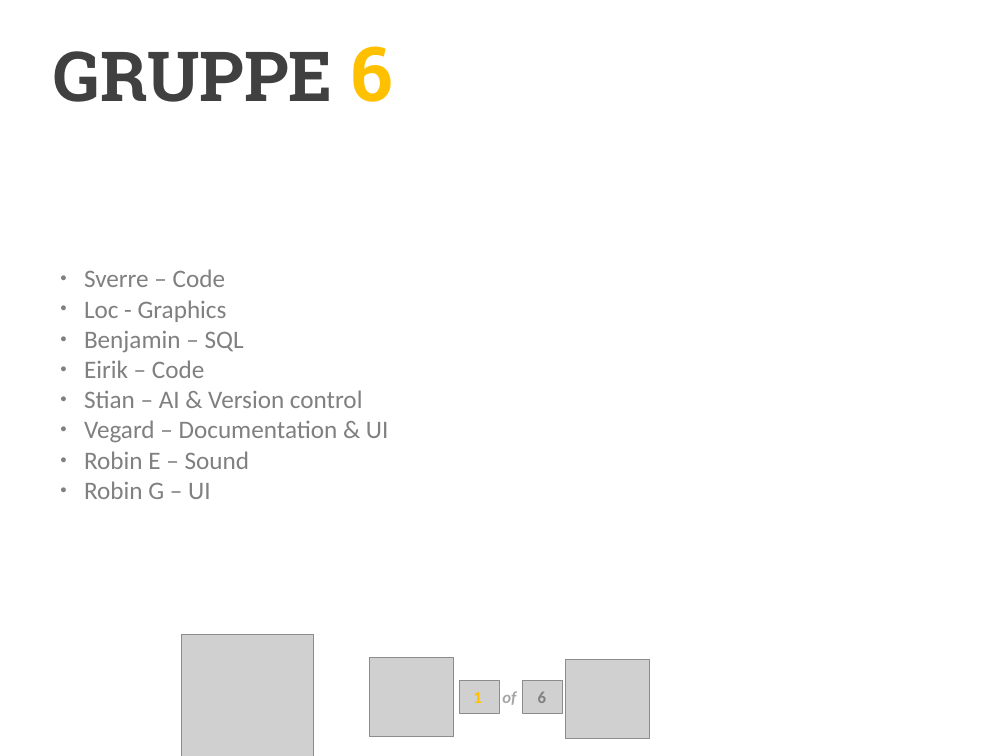
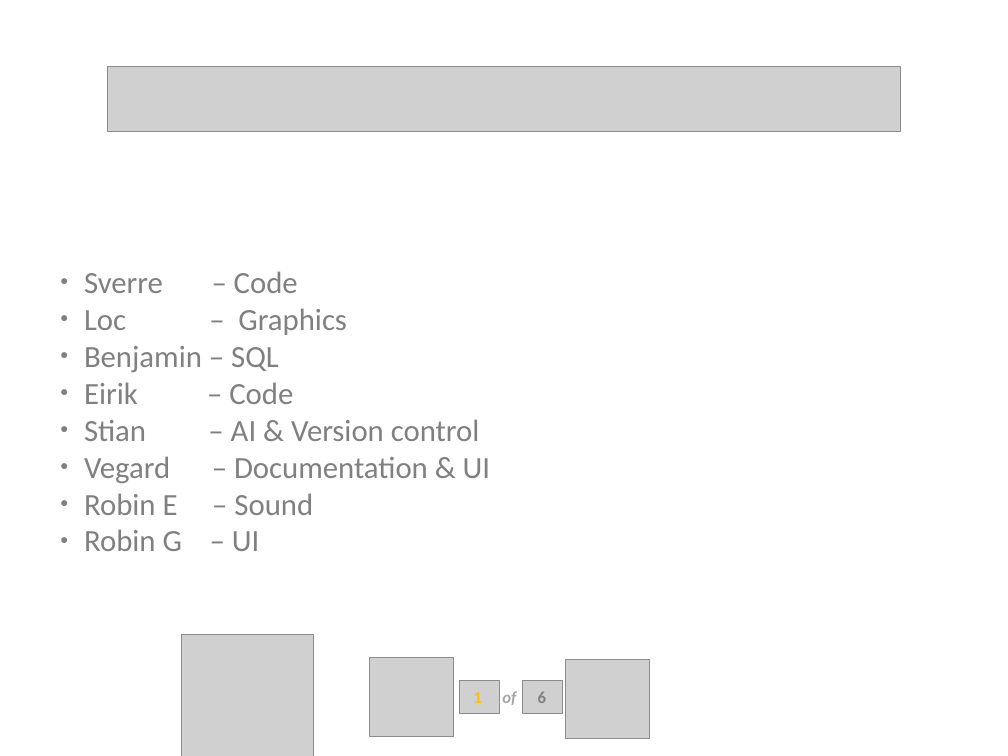
Before and after one commit to luringens/DoodleChess, a slide deck: slide 2 of docs/presentation/Presentasjon oblig4.pptx. Drawn at 1008x756 pixels with LibreOffice and Linux fonts; fonts in the diff are those of the drawing; grey boxes stand for pictures; background and template pictures are left out. Boxes give left, top, right and bottom in pixels: in the first picture for what was removed or moved away, otherwise in the second. Text is boxed around its words. In the diff, an @@ line names an element or a change of style, - is before the commit and + after.

```diff
--- a/docs/presentation/Presentasjon oblig4.pptx
+++ b/docs/presentation/Presentasjon oblig4.pptx
@@ text removed at (54,46,392,102) @@
-GRUPPE 6
@@ picture added at (108,67,900,132) @@
@@ text at (84,271,490,551): size 18 to 22 pt in "Sverre – Code", "Benjamin – SQL", "Eirik – Code", "Stian – AI & Version control" and 3 more places @@
@@ text at (84,308,347,335): text changed; size 18 to 22 pt @@
-● Loc - Graphics
+● Loc – Graphics
```
Also in this commit, not shown: 4 other slides changed, 2 slides added, 3 slides removed, 3 other files.
